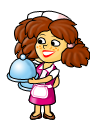
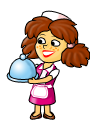
The second 90 x 120 image is a revision of the first. Changes to its layers:
hid group "model- (копия) 4" (66 layers) over [left=13, top=11, right=85, bottom=119]
